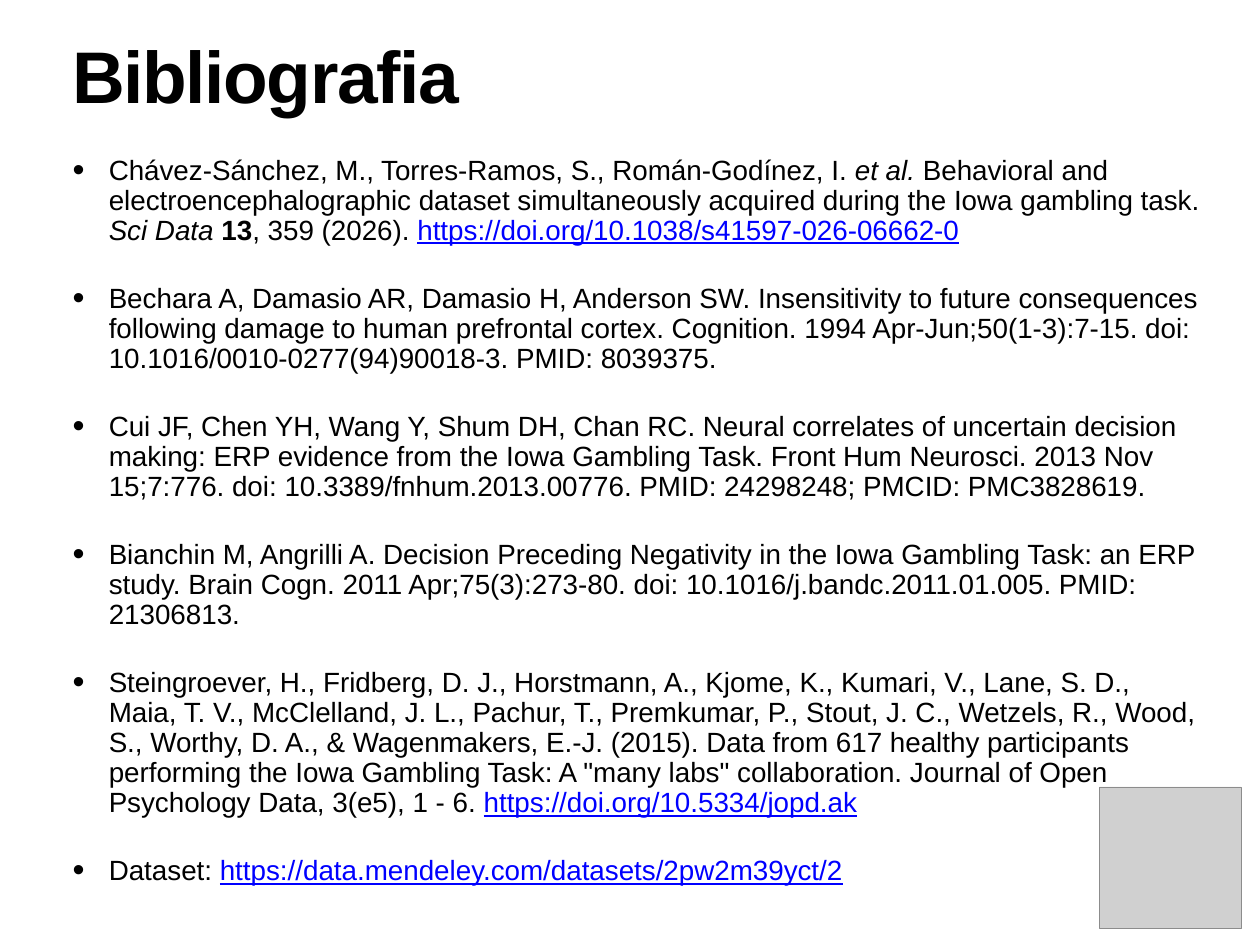
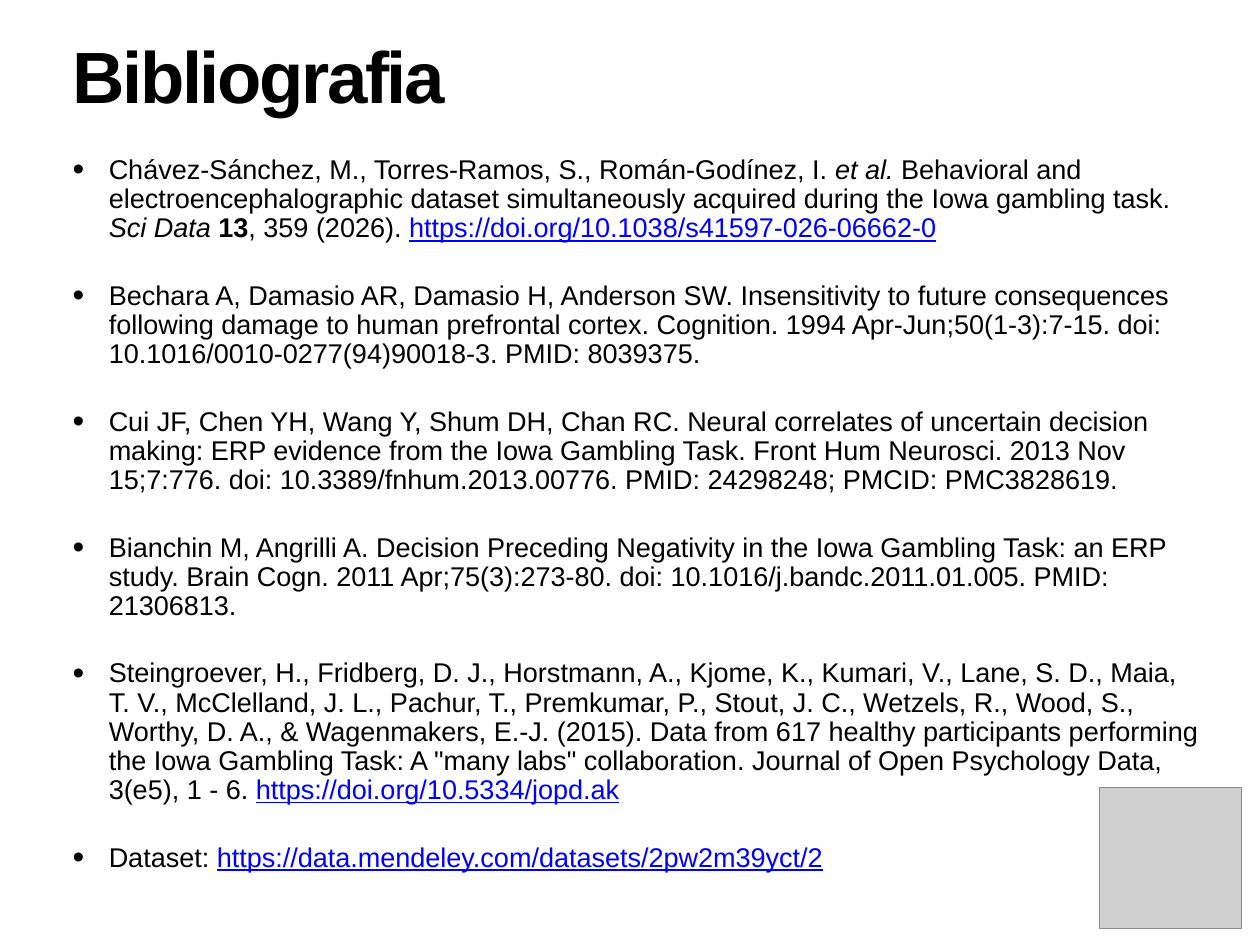
Before and after one commit to arielebabini/Modelli-Decisionali-e-Risposte-Neurali, a slide deck: slide 16 of Presentazione progetto interfacce.pptx (slide 15 before the commit). Drawn at 1260x945 pixels with LibreOffice and Linux fonts; fonts in the diff are those of the drawing; grey boxes stand for pictures. Boxes give left, top, right and bottom in pixels: in the first picture for what was removed or moved away, otherwise in the second. Text is boxed around its words. In the diff, an @@ line names an element or a change of style, - is before the commit and + after.

```diff
--- a/Presentazione progetto interfacce.pptx
+++ b/Presentazione progetto interfacce.pptx
@@ title "Bibliografia" at (x1=73, y1=50, x2=445, y2=117): size 59.4 to 59 pt, letter spacing -1.2 to -2 pt @@
@@ text "Chávez-Sánchez, M., Torres-Ramos, S., Román-Godínez, ..." at (x1=109, y1=159, x2=1198, y2=872): size 22.5 to 22 pt @@
```
Also in this commit, not shown: 14 other slides changed, 1 slide added, 4 other files.
